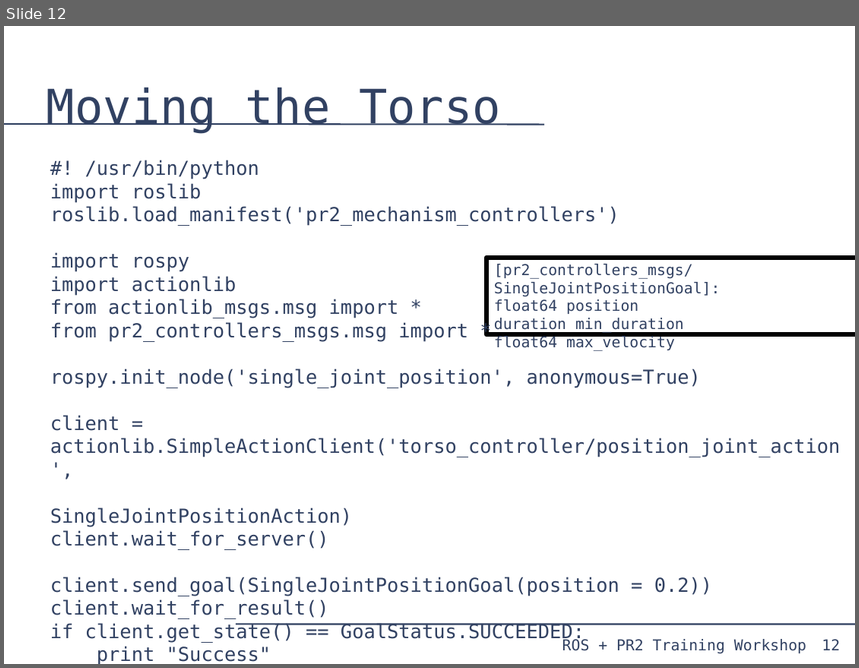
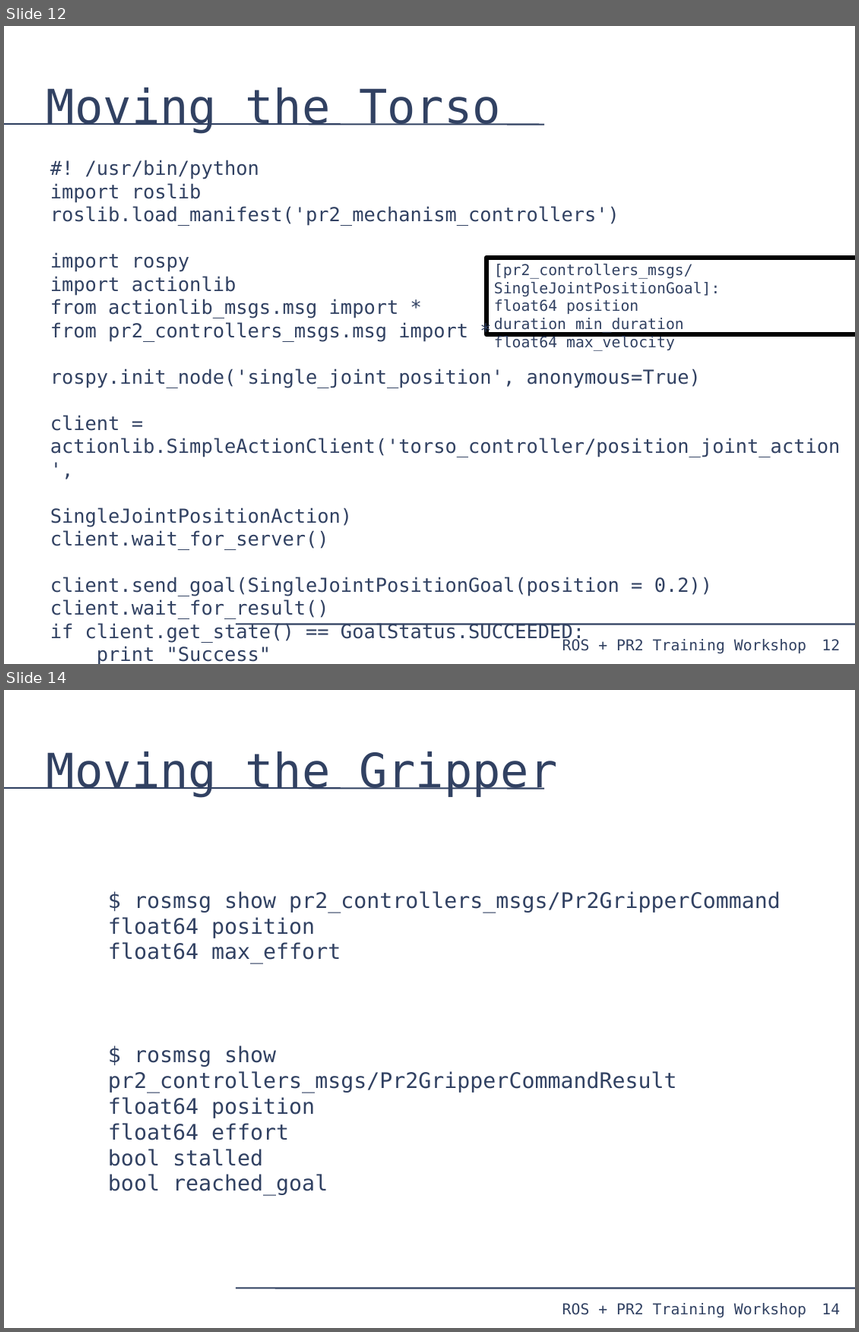
Before and after one commit to PR2/pr2_docs, a slide deck: pr2_training_workshop/moving_mechanism/slides.odp. Shown one above the other, each under a label of ours: slide 12 before the commit, slides 12 and 14 after it; the slides between them are not shown. The pictures are 859x668 and 859x1332 pixels, drawn with LibreOffice and Linux fonts; fonts in the diff are those of the drawing. Boxes give left, top, right and bottom in pixels: in the first picture for what was removed or moved away, otherwise in the second. Text is boxed around its words. In the diff, an @@ line names an element or a change of style, - is before the commit and + after.

Commit message:
moving the mechanism: gripper, head, and arm

```diff
--- a/pr2_training_workshop/moving_mechanism/slides.odp
+++ b/pr2_training_workshop/moving_mechanism/slides.odp
@@ slide 14 added at [4, 690, 855, 1328], background #FFFFFF; not listed: 4 template elements that a slide beside it also shows @@
@@ title added at [47, 752, 558, 797], 44 pt, text #314162 @@
+Moving the Gripper
@@ text added at [108, 891, 781, 1196], 20 pt, text #314162 @@
+$ rosmsg show pr2_controllers_msgs/Pr2GripperCommand
+float64 position
+float64 max_effort
+$ rosmsg show pr2_controllers_msgs/Pr2GripperCommandResult
+float64 position
+float64 effort
+bool stalled
+bool reached_goal
```
Also in this commit, not shown: 10 other slides added.
